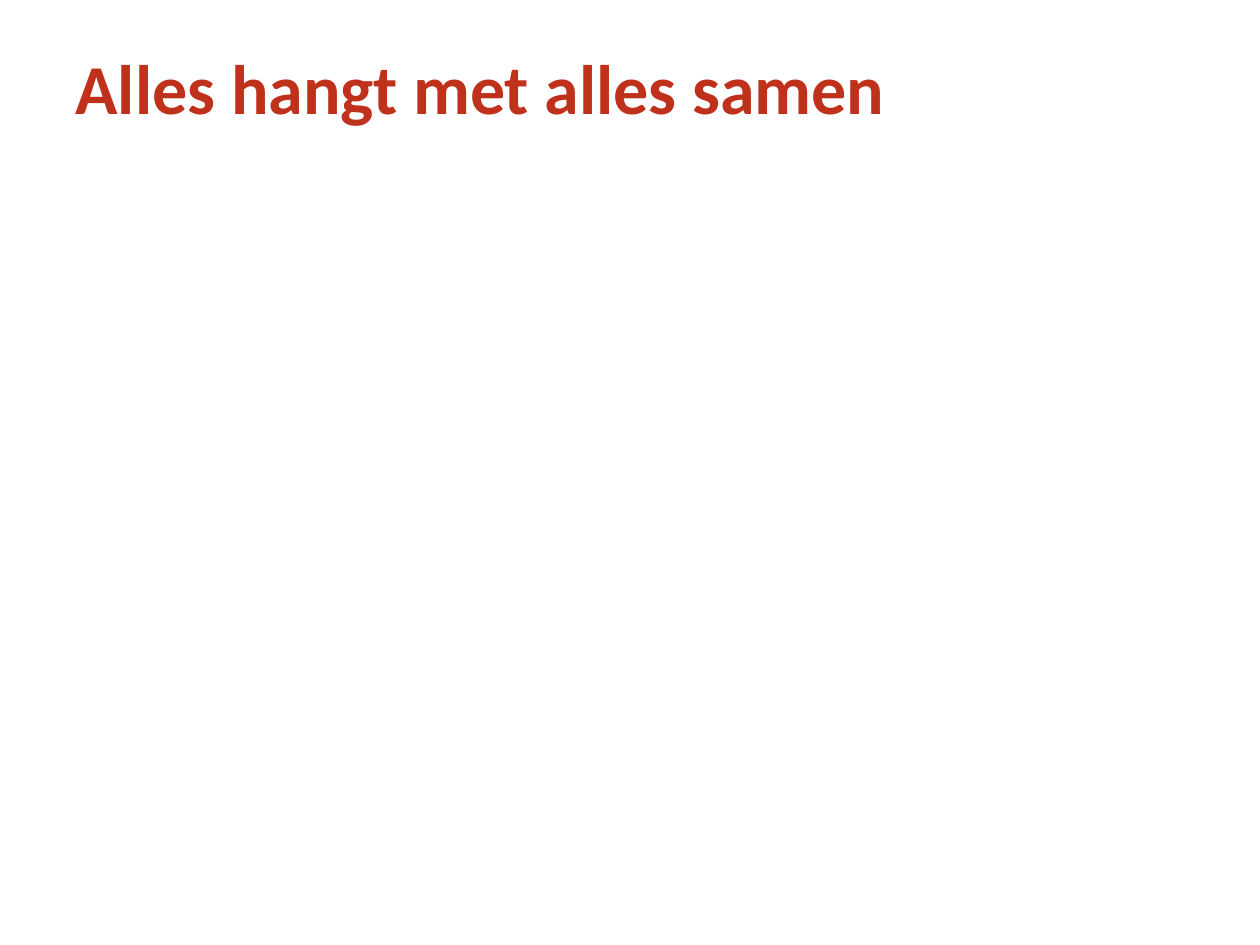
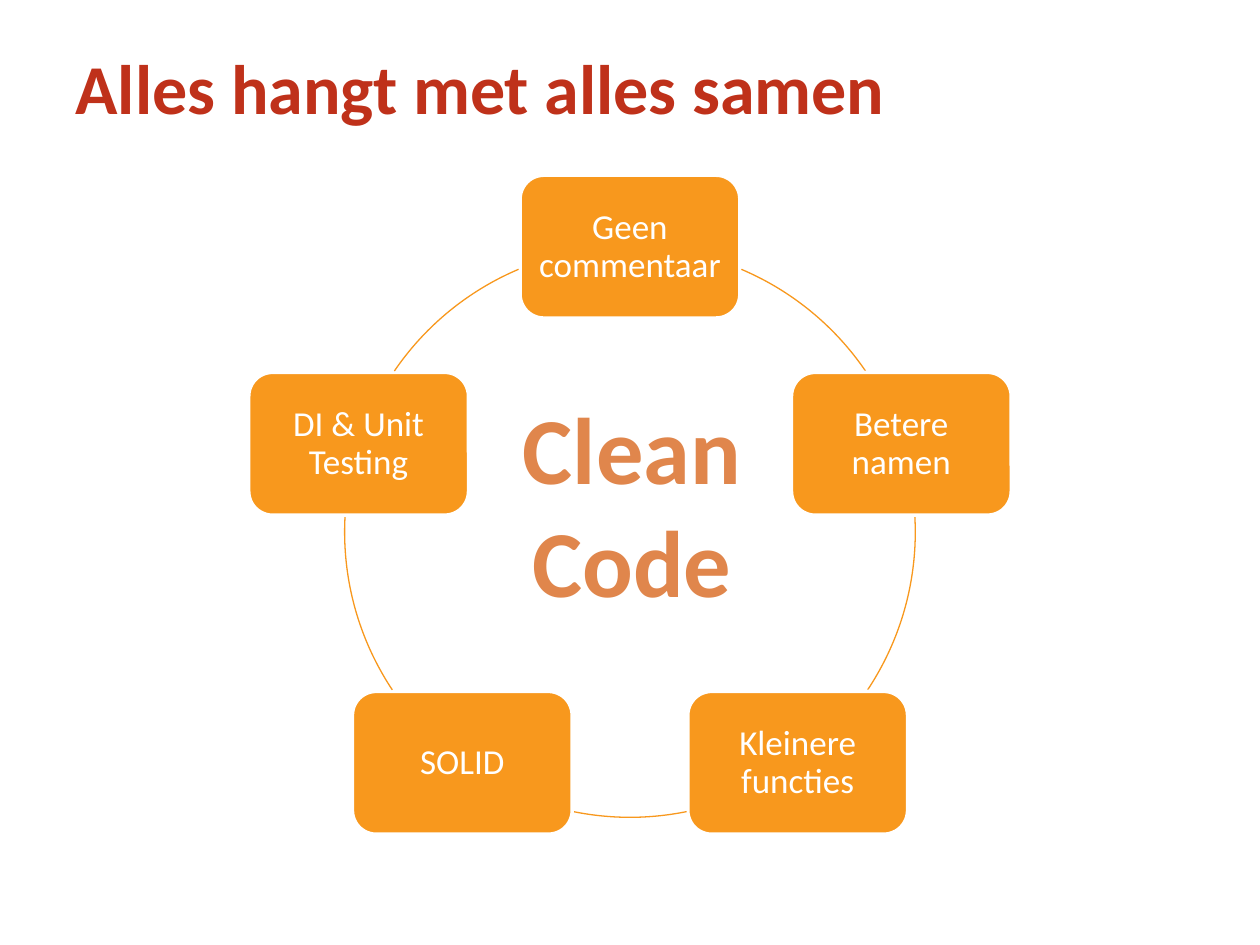
Before and after one commit to WineBewes/CleanCode, a slide deck: slide 18 of Clean Code.pptx. Drawn at 1260x945 pixels with LibreOffice and Linux fonts; fonts in the diff are those of the drawing; background and template pictures are left out. Boxes give left, top, right and bottom in pixels: in the first picture for what was removed or moved away, otherwise in the second. Text is boxed around its words. In the diff, an @@ line names an element or a change of style, - is before the commit and + after.

```diff
--- a/Clean Code.pptx
+++ b/Clean Code.pptx
@@ group added at [248,175,1011,834]: 5 rounded rectangles, 5 texts, 5 freeform shapes @@
+Geen commentaar
+Betere namen
+Kleinere functies
+SOLID
+DI & Unit Testing
@@ text added at [523,417,741,598], 54 pt, text gradient #FDA275 to #E0864D, bold @@
+Clean Code
```
Also in this commit, not shown: 9 other slides changed, 2 slides added, 2 slides removed, 2 other files.
